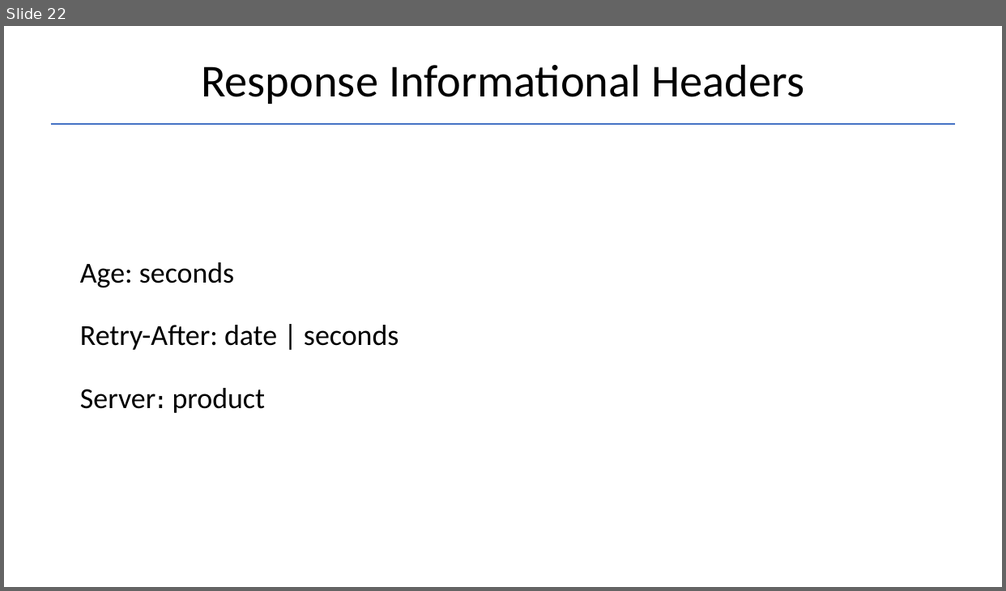
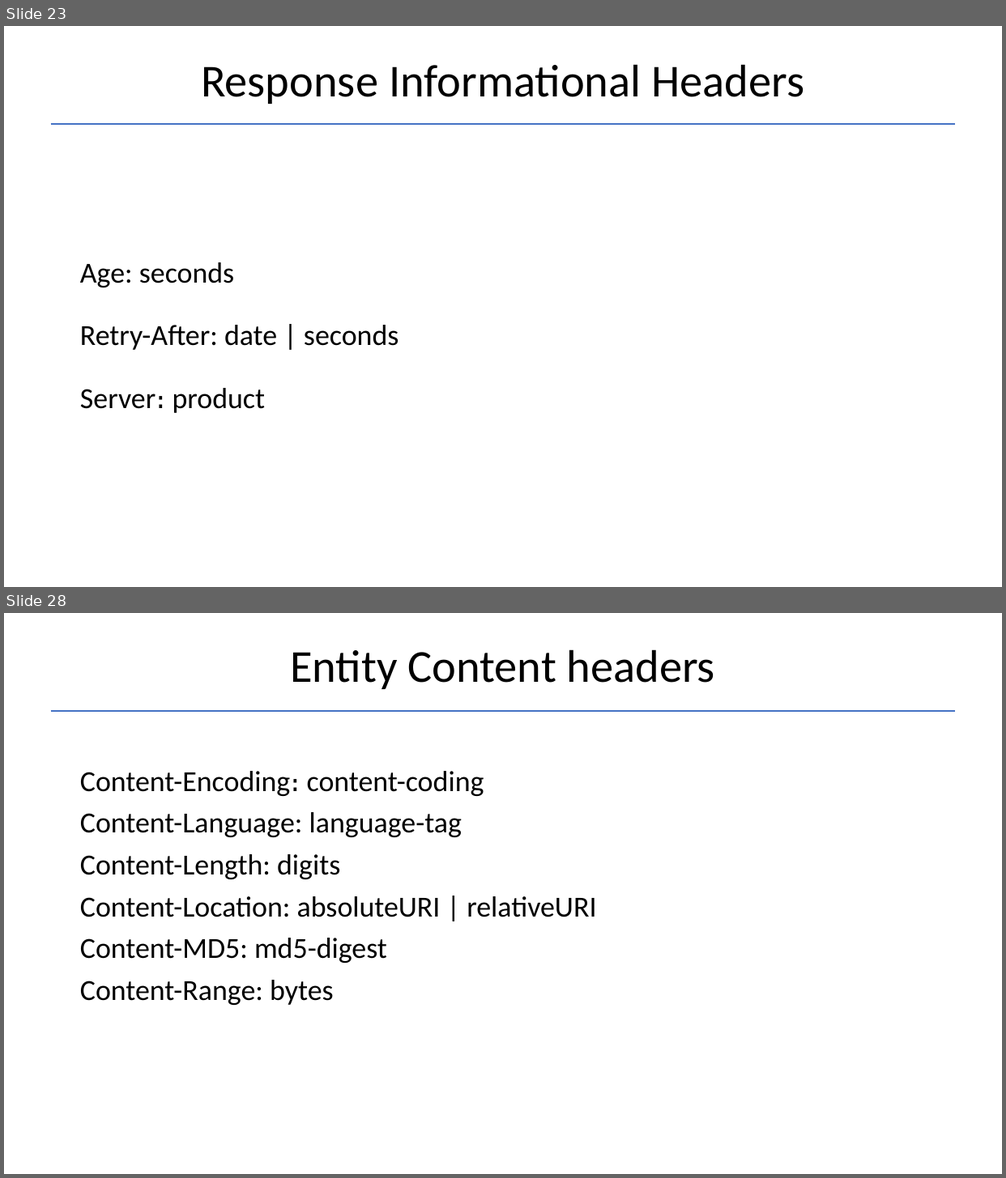
Before and after one commit to Garnik94/Levelup_presentations, a slide deck: Http/Http_presentation.pptx. Shown one above the other, each under a label of ours: slide 22 before the commit, slides 23 and 28 after it; the slides between them are not shown. The pictures are 1006x591 and 1006x1178 pixels, drawn with LibreOffice and Linux fonts; fonts in the diff are those of the drawing. Boxes give left, top, right and bottom in pixels: in the first picture for what was removed or moved away, otherwise in the second. Text is boxed around its words. In the diff, an @@ line names an element or a change of style, - is before the commit and + after.

```diff
--- a/Http/Http_presentation.pptx
+++ b/Http/Http_presentation.pptx
@@ slide 28 added at <box>4,613,1002,1174</box>, background #FFFFFF @@
@@ title added at <box>290,649,715,689</box>, 44 pt, text #000000 @@
+Entity Content headers
@@ line added from (50, 711) to (956, 711), #4472C4 1.5 pt @@
@@ text added at <box>80,771,596,1005</box>, 28 pt, text #000000 @@
+Content-Encoding։ content-coding
+Content-Language: language-tag
+Content-Length: digits
+Content-Location: absoluteURI | relativeURI
+Content-MD5: md5-digest
+Content-Range: bytes
@@ what was slide 22 is now slide 23 @@
```
Also in this commit, not shown: 4 slides changed, 7 other slides added, 1 other file.
